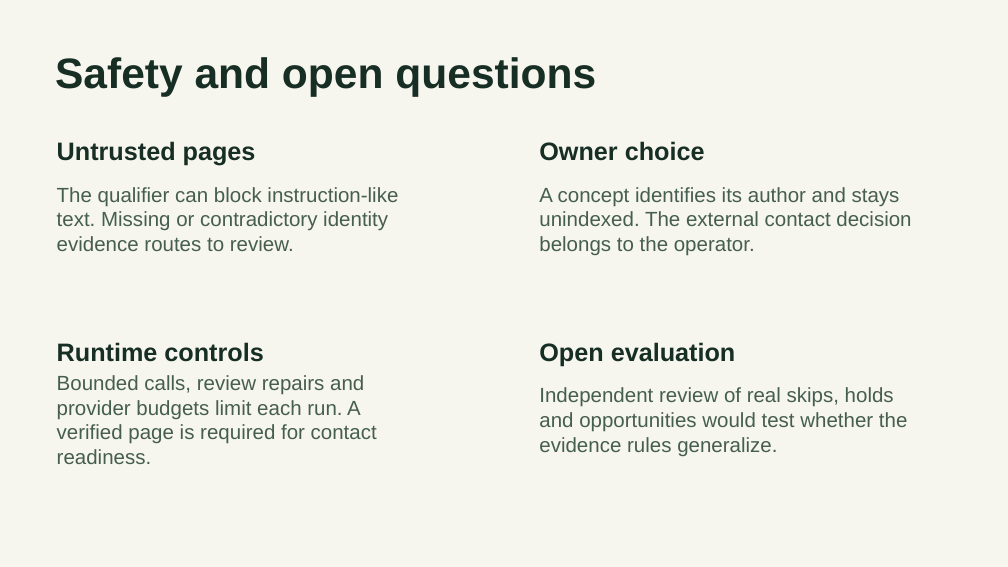
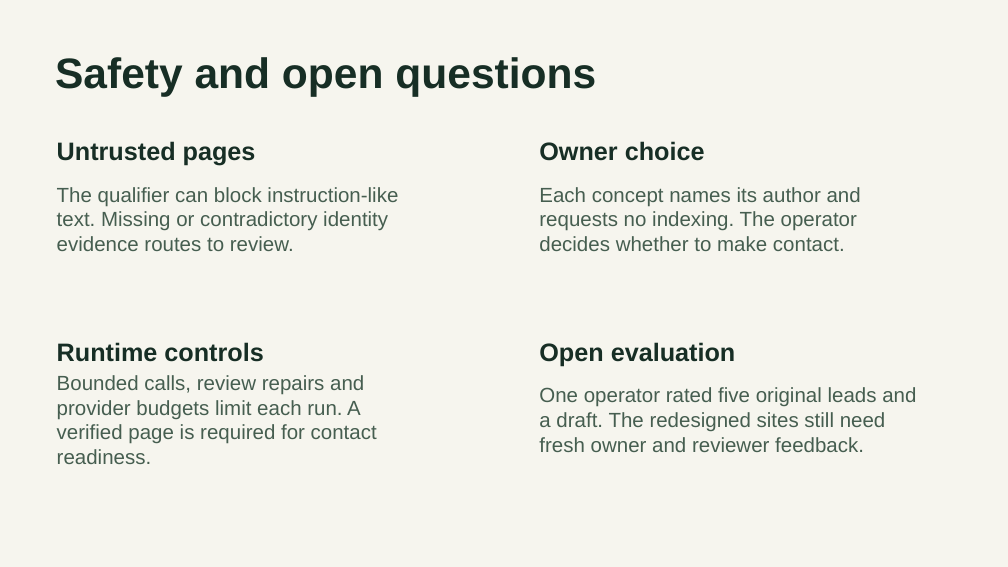
Before and after one commit to Abraham21/sitescout-capstone, a slide deck: slide 8 of submission/SiteScout Presentation.pptx. Drawn at 1008x567 pixels with LibreOffice and Linux fonts; fonts in the diff are those of the drawing. Boxes give left, top, right and bottom in pixels: in the first picture for what was removed or moved away, otherwise in the second. Text is boxed around its words. In the diff, an @@ line names an element or a change of style, - is before the commit and + after.

Commit message:
Ground painter previews, outreach and agent handoffs in verified evidence

```diff
--- a/submission/SiteScout Presentation.pptx
+++ b/submission/SiteScout Presentation.pptx
@@ text at bbox=[539, 187, 861, 251]: text changed @@
-A concept identifies its author and stays unindexed. The external contact decision belongs to the operator.
+Each concept names its author and requests no indexing. The operator decides whether to make contact.
@@ text at bbox=[539, 387, 916, 452]: text changed @@
-Independent review of real skips, holds and opportunities would test whether the evidence rules generalize.
+One operator rated five original leads and a draft. The redesigned sites still need fresh owner and reviewer feedback.
```
Also in this commit, not shown: 4 other slides changed, 1 slide added, 1 slide removed, 42 other files.
